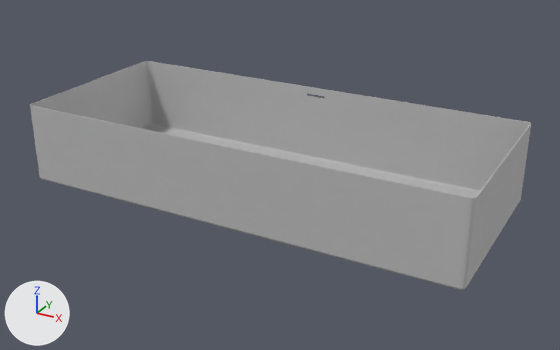
One commit to the glTF model public/models/UB-05-XL.glb: the scene before it, then after it.
One viewpoint serves both versions: a 50 mm lens placed at (0.775, -1.374, 0.728), pointed at (0.024, -0.009, 0.045). The lights are fixed; the arrows at lower left show +X, +Y and +Z. The older version comes first. Where no turn or scale is listed for an object, it has been applied to the vertices. Vertices at exactly the same position are counted once.

Script lines for the objects in view, before the commit:
```python
me_mesh_003 = bpy.data.meshes.new('Mesh.003')
me_mesh_003.from_pydata(...)  # 1800 vertices, 3600 faces; spans x -0.5..0.5, y -0.211..0.21, z 0.0..0.18
me_mesh_003.materials.append(mat_lambert3_001)  # grey #bcbcbc
ob_sink = bpy.data.objects.new('sink', me_mesh_003)
ob_sink.location = (0.0, 0.0, 0.0)
```
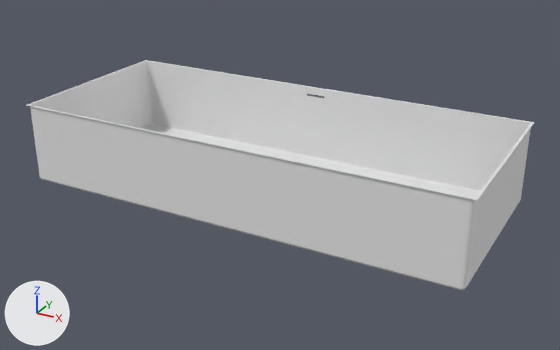
Where the newer file only moved an object's origin or applied its transform, the numbers keep the older frame.

Location of each change, (x1, y1, x2, y2) in pixels of the pictures (560 x 350 px):
'sink', reshaped: before (30, 61, 531, 290); after (26, 60, 534, 290)
part 1 of me_mesh_003, built on: before (32, 106, 469, 206); after (26, 60, 534, 200)
part 2 of me_mesh_003, recoloured (grey to white): (31, 61, 530, 290) in both

The change, as a diff of the scene's bpy script:
```diff
--- a/public/models/UB-05-XL.glb.py
+++ b/public/models/UB-05-XL.glb.py
@@ mat_sink @@
+mat_sink = principled_material('Sink')
+mat_sink.base_color = (0.8, 0.8, 0.8)  # white #e7e7e7
@@ mat_connector @@
+mat_connector = principled_material('Connector')
+mat_connector.base_color = (0.8, 0.8, 0.8)  # white #e7e7e7
@@ me_mesh_003 @@
 # used by ob_sink; location = (0.0, 0.0, 0.0)
-me_mesh_003.from_pydata(...)  # 1800 vertices, 3600 faces; spans x -0.5..0.5, y -0.211..0.21, z 0.0..0.18
+me_mesh_003.from_pydata(...)  # 1876 vertices, 3676 faces; spans x -0.504..0.504, y -0.214..0.214, z 0.0..0.18
+# me_mesh_003 part 1: 5 vertices removed from x -0.486..0.487, y -0.211, z 0.18; 81 vertices added at x -0.504..0.504, y -0.214..0.214, z 0.18
+# me_mesh_003 part 2: 3319 faces spanning x -0.5..0.5, y -0.21..0.21, z 0.0..0.18 switch from mat_lambert3_001 (grey #bcbcbc) to mat_sink (white #e7e7e7)
+me_mesh_003.materials.append(mat_connector)  # white #e7e7e7
```
